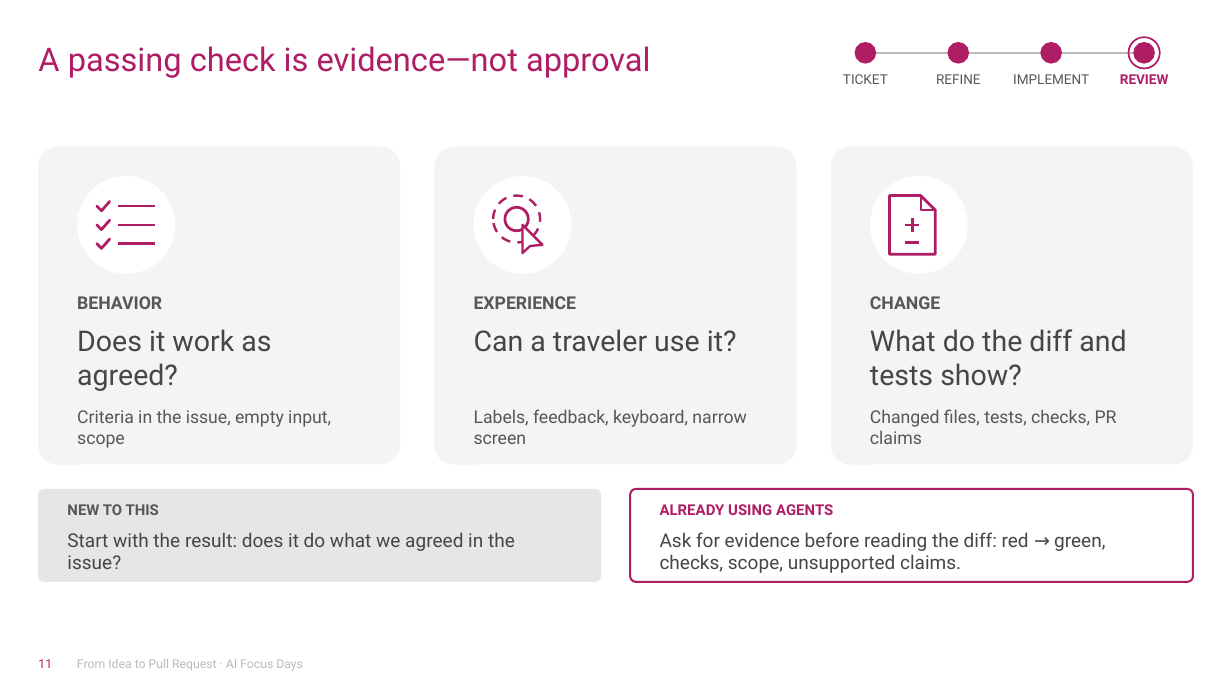
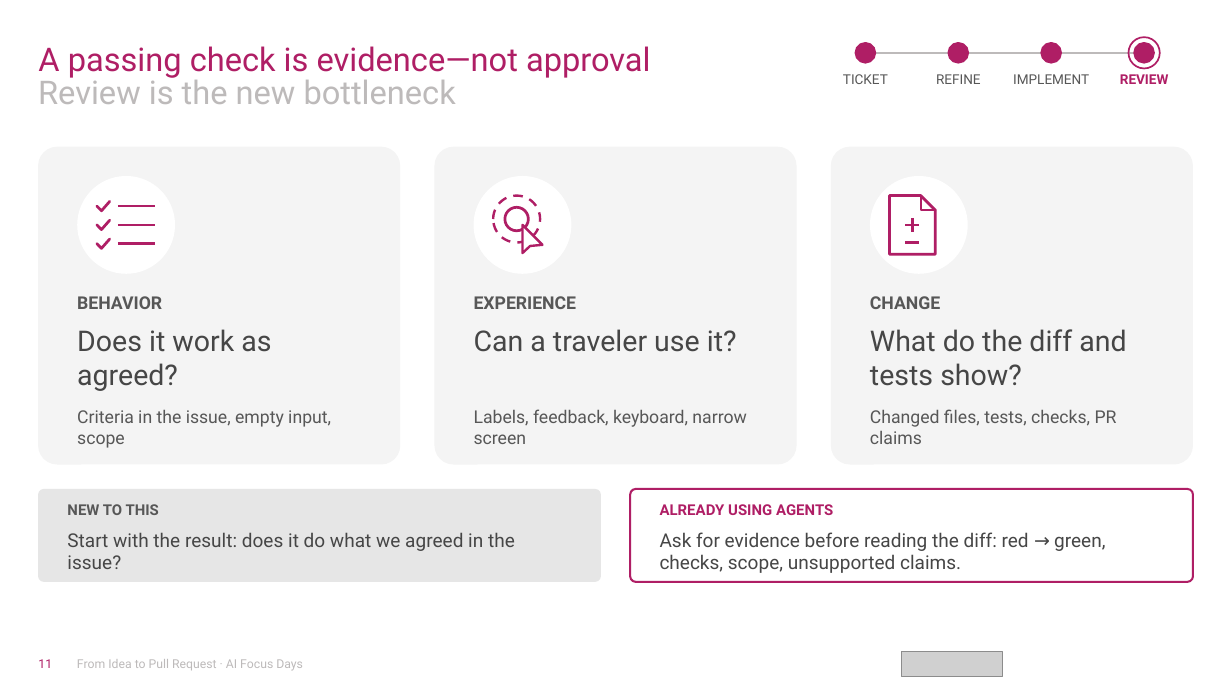
Before and after one commit to jasperfue/travel-ready, a slide deck: slide 11 of workshop/From Idea to Pull Request.pptx. Drawn at 1232x693 pixels with LibreOffice and Linux fonts; fonts in the diff are those of the drawing; grey boxes stand for pictures; background and template pictures are left out. Boxes give left, top, right and bottom in pixels: in the first picture for what was removed or moved away, otherwise in the second. Text is boxed around its words. In the diff, an @@ line names an element or a change of style, - is before the commit and + after.

Commit message:
Add a further-reading slide to the workshop deck
Link resources on AI-native SDLCs, spec-driven development, and review workflows. Update the
facilitator guide and participant README to match.

```diff
--- a/workshop/From Idea to Pull Request.pptx
+++ b/workshop/From Idea to Pull Request.pptx
@@ text added at (x1=38, y1=75, x2=456, y2=104), 24 pt, text #BDBABA @@
+Review is the new bottleneck
@@ picture added at (x1=902, y1=651, x2=1002, y2=677) @@
```
Also in this commit, not shown: 23 other slides changed, 1 slide added, 4 other files.
